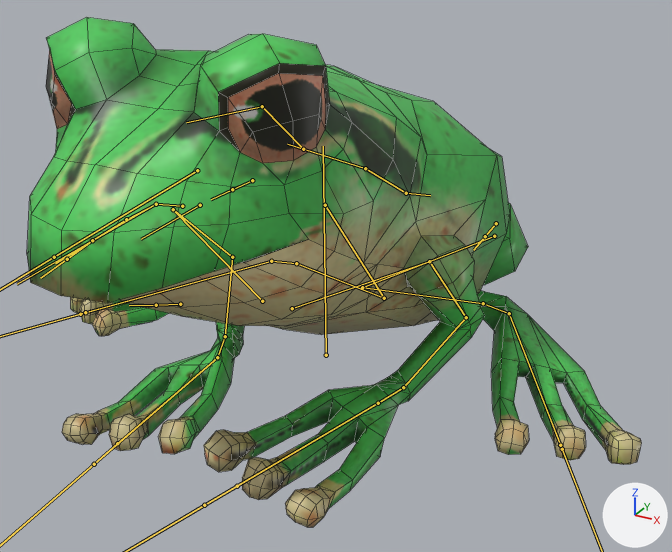
The FBX model dango_test01/Assets/Models/kaeru/kaeru.fbx, before and after one commit.
Before and after are seen from a 50 mm camera at (0.558, -0.898, 0.595) aimed at (0.044, 0.037, 0.127). Arrows for +X, +Y and +Z are at lower right; the lights stay in place. Both versions are drawn at frame 31 of the action 'アーマチュア|Attack'; the numbers are the values there. The bones that bend it are drawn over the model as lines. Mesh edges are drawn as thin lines.

Names of what the first picture shows: 'Retopo_Mesh'.
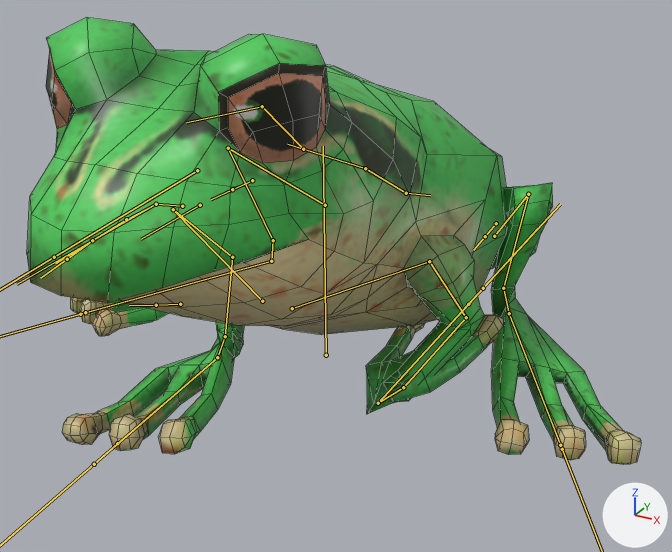
The change, as a diff of the scene's bpy script:
```diff
--- a/dango_test01/Assets/Models/kaeru/kaeru.fbx.py
+++ b/dango_test01/Assets/Models/kaeru/kaeru.fbx.py
@@ bone_hand_l @@
 bone_hand_l = bpy.data.objects['アーマチュア'].pose.bones['hand.L']  # child of 'arm03.L'
-bone_hand_l.rotation_quaternion = (0.776, -0.065, 0.623, -0.074)  # degrees (-42, 73, -43)
+bone_hand_l.rotation_quaternion = (-0.011, 0.972, 0.028, -0.232)  # degrees (-178, 27, 4)
@@ bone_leg1_l @@
 bone_leg1_l = bpy.data.objects['アーマチュア'].pose.bones['leg1.L']  # child of 'hip'
-bone_leg1_l.rotation_quaternion = (0.703, -0.67, 0.191, -0.146)  # degrees (-88, 4, -28)
+bone_leg1_l.rotation_quaternion = (0.599, -0.362, -0.507, -0.504)  # degrees (19, -76, -95)
@@ bone_foot_l @@
 bone_foot_l = bpy.data.objects['アーマチュア'].pose.bones['foot.L']  # child of 'leg3.L'
-bone_foot_l.rotation_quaternion = (0.871, 0.154, -0.445, -0.137)  # degrees (35, -47, -34)
+bone_foot_l.rotation_quaternion = (0.901, -0.223, 0.312, -0.202)  # degrees (-37, 28, -35)
@@ bone_leg1_r @@
 bone_leg1_r = bpy.data.objects['アーマチュア'].pose.bones['leg1.R']  # child of 'hip'
-bone_leg1_r.rotation_quaternion = (0.689, -0.674, -0.241, 0.114)  # degrees (-91, -10, 29)
+bone_leg1_r.rotation_quaternion = (0.611, -0.38, 0.486, 0.496)  # degrees (4, 76, 81)
@@ bone_foot_r @@
 bone_foot_r = bpy.data.objects['アーマチュア'].pose.bones['foot.R']  # child of 'leg3.R'
-bone_foot_r.rotation_quaternion = (0.843, 0.179, 0.491, 0.128)  # degrees (43, 51, 39)
+bone_foot_r.rotation_quaternion = (0.913, -0.211, -0.286, 0.202)  # degrees (-34, -26, 33)
```

Changed parts and their boxes (x1, y1, x2, y2) in the pictures (672 x 552 px):
'Retopo_Mesh', posed (12% shorter): before (27, 17, 641, 527); after (27, 17, 641, 464)
bone 'hand.L', root to tip: before (378, 403) to (237, 486); after (378, 403) to (468, 304)
bone 'leg1.L', root to tip: before (494, 236) to (362, 287); after (494, 236) to (528, 194)
bone 'leg1.R', root to tip: before (325, 205) to (384, 298); after (325, 205) to (228, 148)
